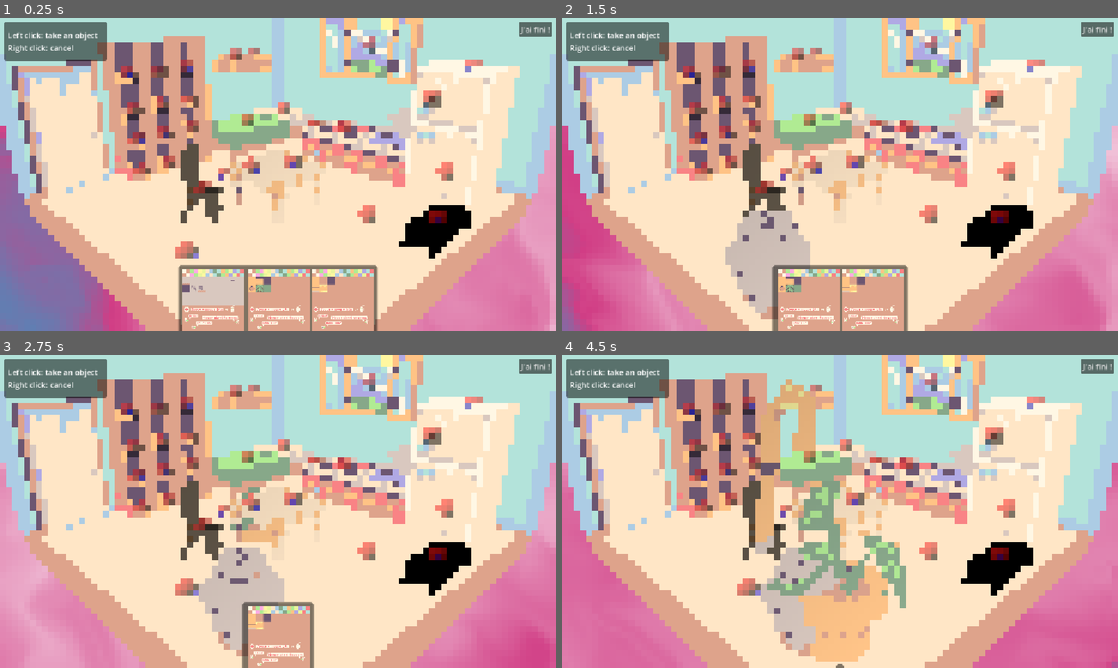
Above: before the commit, frames 1-4 (two rows, left to right).
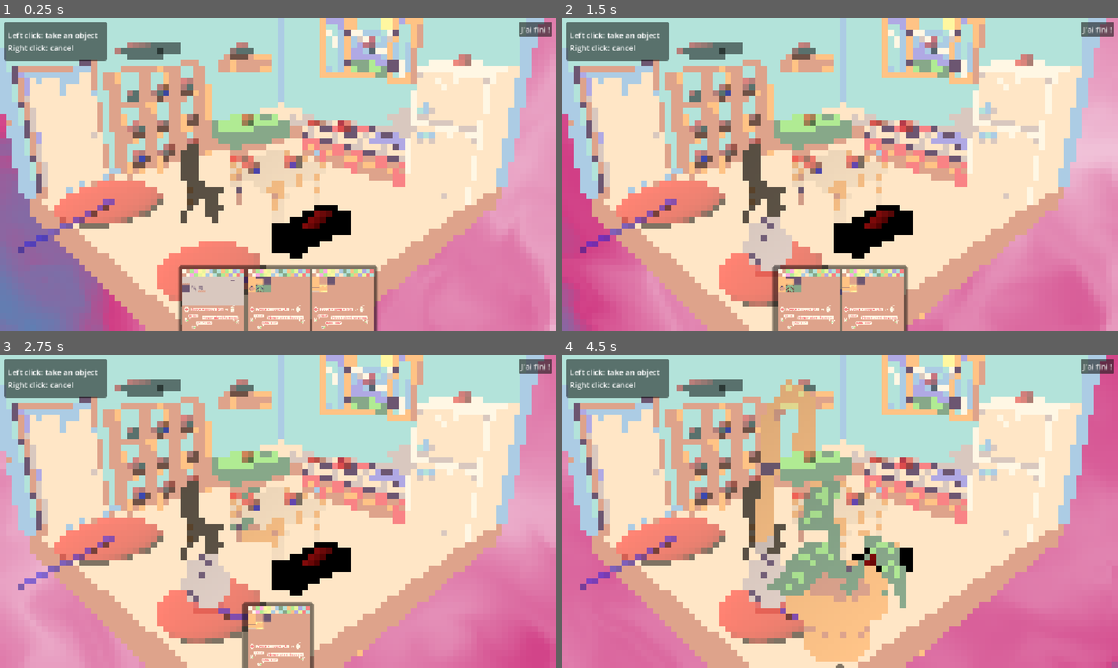
Above: after the commit, the same moments.

Repository: TotoEnF5/enjam-2026
Game: Godot game, scene res://scenes/house.tscn
The game is run twice, just before and just after one commit, with the same random seed, the same clock (stepped at 60 frames per second) and the same inputs.
Inputs (mouse positions are in pixels of both pictures, inside the frame that each line leads up to):
- Up to frame 1 (0.25 s): no input
- Up to frame 2 (1.5 s): click (773, 299) at 0.52 s; click (778, 299) at 1.27 s
- Up to frame 3 (2.75 s): click (244, 636) at 2.02 s
- Up to frame 4 (4.5 s): click (840, 636) at 2.77 s; click "J'ai fini !" at 3.5 s; click "En fait non" at 4.25 s

The runs differ from the first frame. In frame 1, 21% of the frame differs, in the area x 0-100%, y 0-100%; in frame 2, 23%; in frame 3, 25%; in frame 4, 23%.

Commit message:
Changement points et pièce
resize général

Diff:
--- a/scenes/house.tscn
+++ b/scenes/house.tscn
@@ -40,13 +40,13 @@
 transform = Transform3D(0.73845536, -0.52254695, 0.42617887, 0, 0.6320293, 0.7749445, -0.6743024, -0.5722619, 0.4667254, 0, 0, 0)
 
 [node name="Piece2" parent="House" unique_id=716802815 instance=ExtResource("5_bwc8c")]
-transform = Transform3D(1, 0, 0, 0, 1, 0, 0, 0, 1, -0.8464687, 0, -0.779691)
+transform = Transform3D(1, 0, 0, 0, 1, 0, 0, 0, 0.9, -0.8464687, 0, -0.146992)
 
 [node name="Lit2" parent="House" unique_id=687043326 instance=ExtResource("6_mhx8p")]
 transform = Transform3D(-4.371139e-08, 0, -1, 0, 1, 0, 1, 0, -4.371139e-08, -6.6225166, 1.0707111, 6.91826)
 
 [node name="Armoire2" parent="House" unique_id=1788670629 instance=ExtResource("7_65la3")]
-transform = Transform3D(1, 0, 0, 0, 1, 0, 0, 0, 1, 0.83063245, 1.001451, 7.9405217)
+transform = Transform3D(1, 0, 0, 0, 1, 0, 0, 0, 1, 0.83063245, -0.55364084, 7.9405217)
 
 [node name="Frigo2" parent="House" unique_id=1837370348 instance=ExtResource("8_qcuhb")]
 transform = Transform3D(-4.371139e-08, 0, -1, 0, 1, 0, 1, 0, -4.371139e-08, -8.932579, 0, -6.903014)
@@ -58,7 +58,7 @@
 transform = Transform3D(-0.59136784, 0, 0.8064019, 0, 1, 0, -0.8064019, 0, -0.59136784, 4.673996, 1.0114765, 0.43623945)
 
 [node name="meubleTV" parent="House" unique_id=1086646908 instance=ExtResource("10_3853c")]
-transform = Transform3D(-4.371139e-08, 0, -1, 0, 1, 0, 1, 0, -4.371139e-08, -4.599675, 1.1436467, -10.221207)
+transform = Transform3D(-4.371139e-08, 0, -1, 0, 1, 0, 1, 0, -4.371139e-08, -0.015591342, 1.3635435, -6.631168)
 
 [node name="table de chevet" parent="House" unique_id=32218848 instance=ExtResource("11_bhgw4")]
 transform = Transform3D(0.983693, 0, -0.17985576, 0, 1, 0, 0.17985576, 0, 0.983693, -10.705547, 0.93054867, 4.534408)
@@ -85,31 +85,28 @@
 [node name="SnapPoint" parent="Snappers" unique_id=1696119648 instance=ExtResource("3_wcu0q")]
 transform = Transform3D(0.7230258, 0, -0.69082105, 0, 1, 0, 0.69082105, 0, 0.7230258, -5.3983727, 3.190127, 6.7121363)
 
-[node name="SnapPoint17" parent="Snappers" unique_id=1587087214 instance=ExtResource("3_wcu0q")]
-transform = Transform3D(0.44959575, 0, -0.89323217, 0, 1, 0, 0.89323217, 0, 0.44959575, -9.244722, 3.4196157, 6.7121363)
-
 [node name="SnapPoint15" parent="Snappers" unique_id=412172921 instance=ExtResource("3_wcu0q")]
 transform = Transform3D(0.21588072, 0, -0.9764198, 0, 1, 0, 0.9764198, 0, 0.21588072, -9.404432, 2.6587691, 3.695359)
 is_floor = false
 is_etagere = true
 
 [node name="SnapPoint16" parent="Snappers" unique_id=1482421391 instance=ExtResource("3_wcu0q")]
-transform = Transform3D(-0.8649765, 0, -0.50181234, 0, 1, 0, 0.50181234, 0, -0.8649765, -2.3847399, 2.1697452, -9.341809)
+transform = Transform3D(-1.9881647, 0, -0.10862988, 0, 1, 0, 0.21725976, 0, -0.99408233, 1.7541752, 2.1795933, -5.8917246)
 is_floor = false
 is_etagere = true
 
 [node name="SnapPoint20" parent="Snappers" unique_id=1706300049 instance=ExtResource("3_wcu0q")]
-transform = Transform3D(0.3410908, 0, -0.9400304, 0, 1, 0, 0.9400304, 0, 0.3410908, -2.3847399, 0.9937694, -5.6327863)
+transform = Transform3D(1.7054539, 0, -4.7001514, 0, 1, 0, 4.7001514, 0, 1.7054539, 6.6762667, 1.763422, 3.5423443)
 is_floor = false
 is_etagere = true
 
 [node name="SnapPoint27" parent="Snappers" unique_id=1164475941 instance=ExtResource("3_wcu0q")]
-transform = Transform3D(0.57496744, 0, -0.81817627, 0, 1, 0, 0.81817627, 0, 0.57496744, -0.76854753, 0.9937694, 4.0159926)
+transform = Transform3D(0.57496744, 0, -0.81817627, 0, 1, 0, 0.81817627, 0, 0.57496744, -0.8244319, 2.1129453, 2.4992535)
 is_floor = false
 is_etagere = true
 
 [node name="SnapPoint28" parent="Snappers" unique_id=1467347187 instance=ExtResource("3_wcu0q")]
-transform = Transform3D(0.96076214, 0, 0.27737358, 0, 1, 0, -0.27737358, 0, 0.96076214, 6.0760293, 0.9937694, -2.0831895)
+transform = Transform3D(3.827992, 0.0076227, 1.1599778, -0.014903399, 0.9998953, -0.05594964, -1.1602829, 0.012305448, 3.8277047, 6.6716175, 1.586901, -4.692452)
 is_floor = false
 is_etagere = true
 
@@ -123,23 +120,8 @@
 is_floor = false
 is_etagere = true
 
-[node name="SnapPoint14" parent="Snappers" unique_id=261639220 instance=ExtResource("3_wcu0q")]
-transform = Transform3D(0.022772223, 0, -0.9997407, 0, 1, 0, 0.9997407, 0, 0.022772223, -7.1767035, 6.381539, -6.0072064)
-is_floor = false
-is_wall = true
-
-[node name="SnapPoint18" parent="Snappers" unique_id=1348308538 instance=ExtResource("3_wcu0q")]
-transform = Transform3D(0.022772223, 0, -0.9997407, 0, 1, 0, 0.9997407, 0, 0.022772223, -7.1767035, 2.4909134, -7.41213)
-is_floor = false
-is_wall = true
-
 [node name="SnapPoint24" parent="Snappers" unique_id=433949575 instance=ExtResource("3_wcu0q")]
-transform = Transform3D(0.94226426, 0, -0.33487028, 0, 1, 0, 0.33487028, 0, 0.94226426, -5.5563254, 7.5318155, 8.202938)
-is_floor = false
-is_etagere = true
-
-[node name="SnapPoint25" parent="Snappers" unique_id=1991970064 instance=ExtResource("3_wcu0q")]
-transform = Transform3D(0.8553377, 0, 0.51807094, 0, 1, 0, -0.51807094, 0, 0.8553377, -7.4020224, 7.5318155, 8.202938)
+transform = Transform3D(2.0729814, 0, -0.33487028, 0, 1, 0, 0.7367146, 0, 0.94226426, -5.865235, 7.9553213, 7.8728895)
 is_floor = false
 is_etagere = true
 
@@ -148,71 +130,58 @@
 is_floor = false
 is_etagere = true
 
-[node name="SnapPoint22" parent="Snappers" unique_id=250352422 instance=ExtResource("3_wcu0q")]
-transform = Transform3D(0.9673693, 0, -0.25337055, 0, 1, 0, 0.25337055, 0, 0.9673693, 3.4171298, 2.4975734, 0.026070952)
-is_floor = false
-is_etagere = true
-
 [node name="SnapPoint19" parent="Snappers" unique_id=1183209974 instance=ExtResource("3_wcu0q")]
-transform = Transform3D(0.022772223, 0, -0.9997407, 0, 1, 0, 0.9997407, 0, 0.022772223, -8.705616, 7.9898367, -7.41213)
+transform = Transform3D(0.022772223, 0, -0.9997407, 0, 1, 0, 0.9997407, 0, 0.022772223, -8.885092, 8.05642, -6.6469254)
+is_floor = false
+is_etagere = true
 
 [node name="SnapPoint2" parent="Snappers" unique_id=1993417590 instance=ExtResource("3_wcu0q")]
-transform = Transform3D(1, 0, 0, 0, 1, 0, 0, 0, 1, 2.6829305, 7.1578283, 7.889229)
+transform = Transform3D(1, 0, 0, 0, 1, 0, 0, 0, 1, 2.6829305, 5.946265, 7.889229)
 is_floor = false
 is_etagere = true
 
 [node name="SnapPoint3" parent="Snappers" unique_id=307125639 instance=ExtResource("3_wcu0q")]
-transform = Transform3D(1, 0, 0, 0, 1, 0, 0, 0, 1, 0.7799332, 7.1578283, 7.889229)
+transform = Transform3D(1, 0, 0, 0, 1, 0, 0, 0, 1, 0.7799332, 5.946265, 7.889229)
 is_floor = false
 is_etagere = true
 
 [node name="SnapPoint4" parent="Snappers" unique_id=515001008 instance=ExtResource("3_wcu0q")]
-transform = Transform3D(1, 0, 0, 0, 1, 0, 0, 0, 1, -1.2320468, 7.1578283, 7.889229)
+transform = Transform3D(1, 0, 0, 0, 1, 0, 0, 0, 1, -1.2320468, 5.946265, 7.889229)
 is_floor = false
 is_etagere = true
 
 [node name="SnapPoint5" parent="Snappers" unique_id=947757268 instance=ExtResource("3_wcu0q")]
-transform = Transform3D(1, 0, 0, 0, 1, 0, 0, 0, 1, 2.6829305, 4.996825, 7.889229)
+transform = Transform3D(1, 0, 0, 0, 1, 0, 0, 0, 1, 2.6829305, 3.785262, 7.889229)
 is_floor = false
 is_etagere = true
 
 [node name="SnapPoint6" parent="Snappers" unique_id=781190702 instance=ExtResource("3_wcu0q")]
-transform = Transform3D(1, 0, 0, 0, 1, 0, 0, 0, 1, 0.7799332, 4.996825, 7.889229)
+transform = Transform3D(1, 0, 0, 0, 1, 0, 0, 0, 1, 0.7799332, 3.785262, 7.889229)
 is_floor = false
 is_etagere = true
 
 [node name="SnapPoint7" parent="Snappers" unique_id=134538267 instance=ExtResource("3_wcu0q")]
-transform = Transform3D(1, 0, 0, 0, 1, 0, 0, 0, 1, -1.2320468, 4.996825, 7.889229)
+transform = Transform3D(1, 0, 0, 0, 1, 0, 0, 0, 1, -1.2320468, 3.785262, 7.889229)
 is_floor = false
 is_etagere = true
 
 [node name="SnapPoint8" parent="Snappers" unique_id=2028766526 instance=ExtResource("3_wcu0q")]
-transform = Transform3D(1, 0, 0, 0, 1, 0, 0, 0, 1, 2.6829305, 3.1755922, 7.889229)
+transform = Transform3D(1, 0, 0, 0, 1, 0, 0, 0, 1, 2.6829305, 1.9640291, 7.889229)
+is_floor = false
+is_etagere = true
+
+[node name="SnapPoint8" parent="Snappers/SnapPoint8" unique_id=532807841 instance=ExtResource("3_wcu0q")]
+transform = Transform3D(4, 0, 0, 0, 1, 0, 0, 0, 1, -0.94042873, 6.686845, -0.9892225)
 is_floor = false
 is_etagere = true
 
 [node name="SnapPoint9" parent="Snappers" unique_id=1188825100 instance=ExtResource("3_wcu0q")]
-transform = Transform3D(1, 0, 0, 0, 1, 0, 0, 0, 1, 0.7799332, 3.1755922, 7.889229)
+transform = Transform3D(1, 0, 0, 0, 1, 0, 0, 0, 1, 0.7799332, 1.9640291, 7.889229)
 is_floor = false
 is_etagere = true
 
 [node name="SnapPoint10" parent="Snappers" unique_id=976636673 instance=ExtResource("3_wcu0q")]
-transform = Transform3D(1, 0, 0, 0, 1, 0, 0, 0, 1, -1.2320468, 3.1755922, 7.889229)
-is_floor = false
-is_etagere = true
-
-[node name="SnapPoint11" parent="Snappers" unique_id=1227898953 instance=ExtResource("3_wcu0q")]
-transform = Transform3D(1, 0, 0, 0, 1, 0, 0, 0, 1, 2.6829305, 1.0145891, 7.889229)
-is_floor = false
-is_etagere = true
-
-[node name="SnapPoint12" parent="Snappers" unique_id=935009126 instance=ExtResource("3_wcu0q")]
-transform = Transform3D(1, 0, 0, 0, 1, 0, 0, 0, 1, 0.7799332, 1.0145891, 7.889229)
-is_floor = false
-is_etagere = true
-
-[node name="SnapPoint13" parent="Snappers" unique_id=1990486820 instance=ExtResource("3_wcu0q")]
-transform = Transform3D(1, 0, 0, 0, 1, 0, 0, 0, 1, -1.2320468, 1.0145891, 7.889229)
+transform = Transform3D(1, 0, 0, 0, 1, 0, 0, 0, 1, -1.2320468, 1.9640291, 7.889229)
 is_floor = false
 is_etagere = true
 
